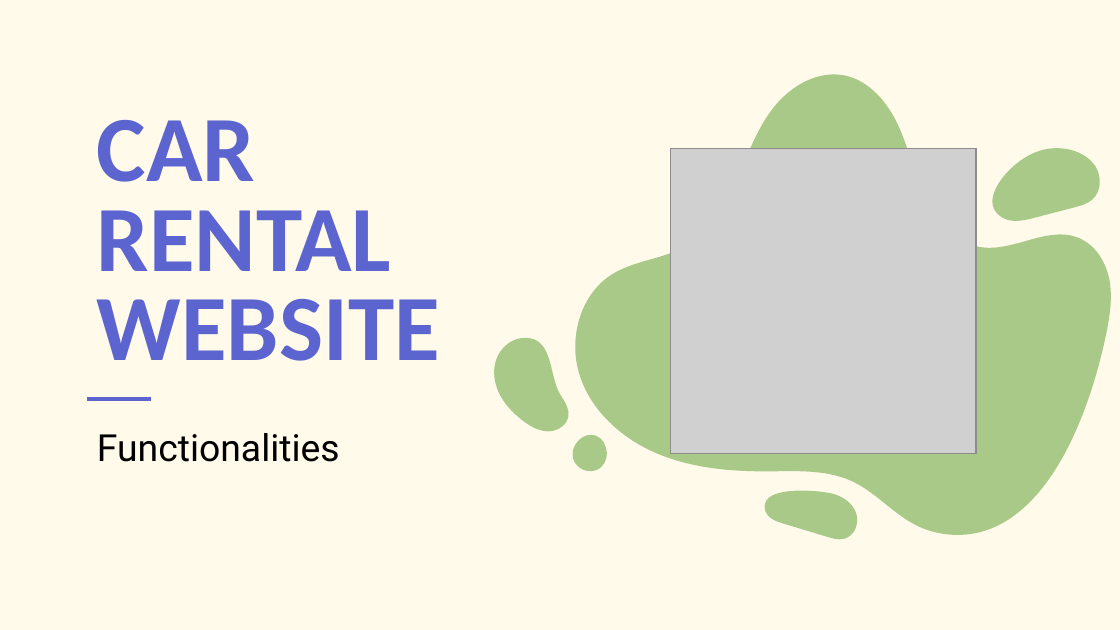
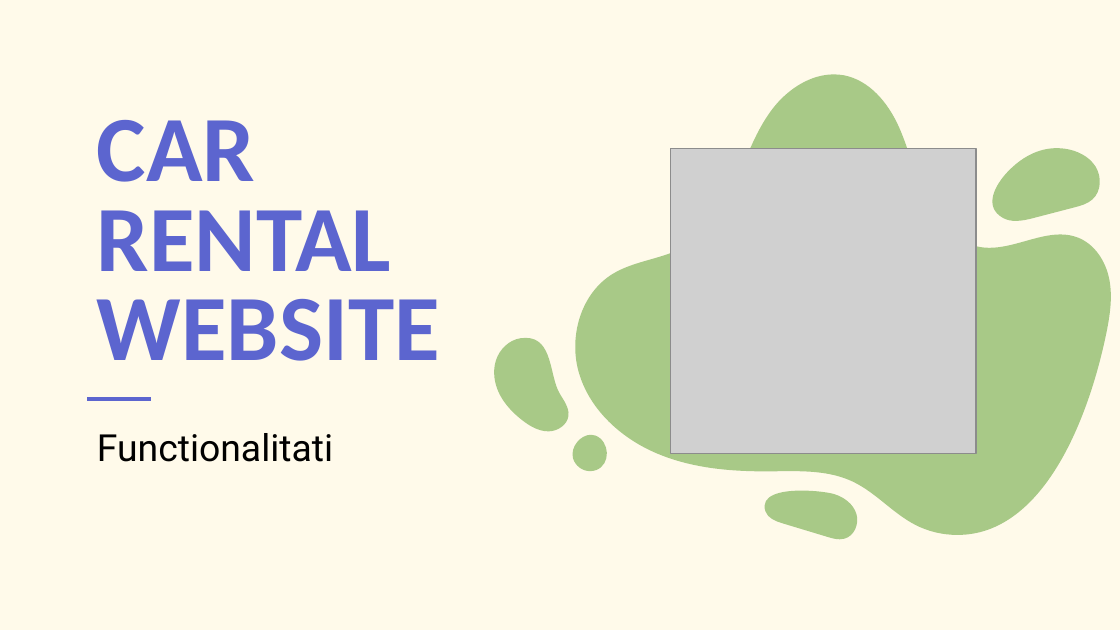
Before and after one commit to Alexandru210/AceCAR, a slide deck: slide 1 of Prezentare Functionalitati.pptx. Drawn at 1120x630 pixels with LibreOffice and Linux fonts; fonts in the diff are those of the drawing; grey boxes stand for pictures. Boxes give left, top, right and bottom in pixels: in the first picture for what was removed or moved away, otherwise in the second. Text is boxed around its words. In the diff, an @@ line names an element or a change of style, - is before the commit and + after.

```diff
--- a/Prezentare Functionalitati.pptx
+++ b/Prezentare Functionalitati.pptx
@@ subtitle at [97, 433, 333, 462]: text changed @@
-Functionalities
+Functionalitati
```
Also in this commit, not shown: 1 other slide changed.
